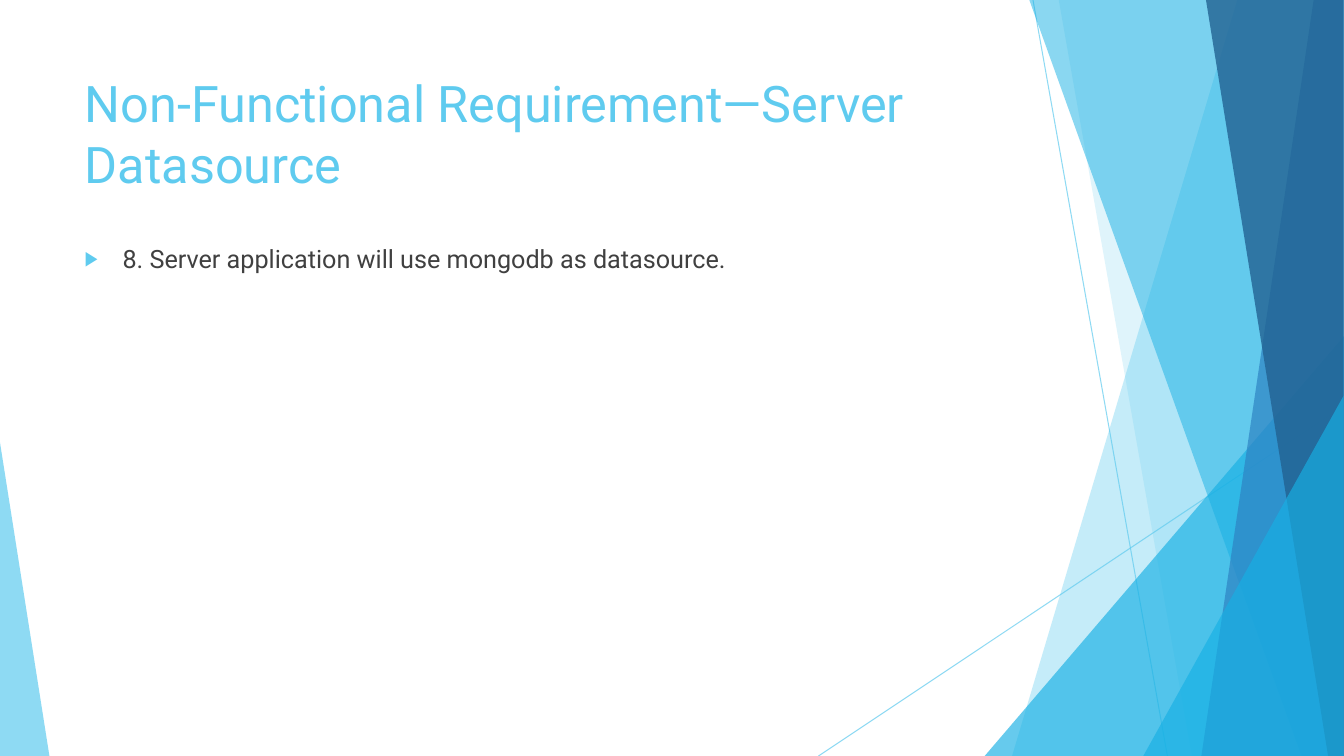
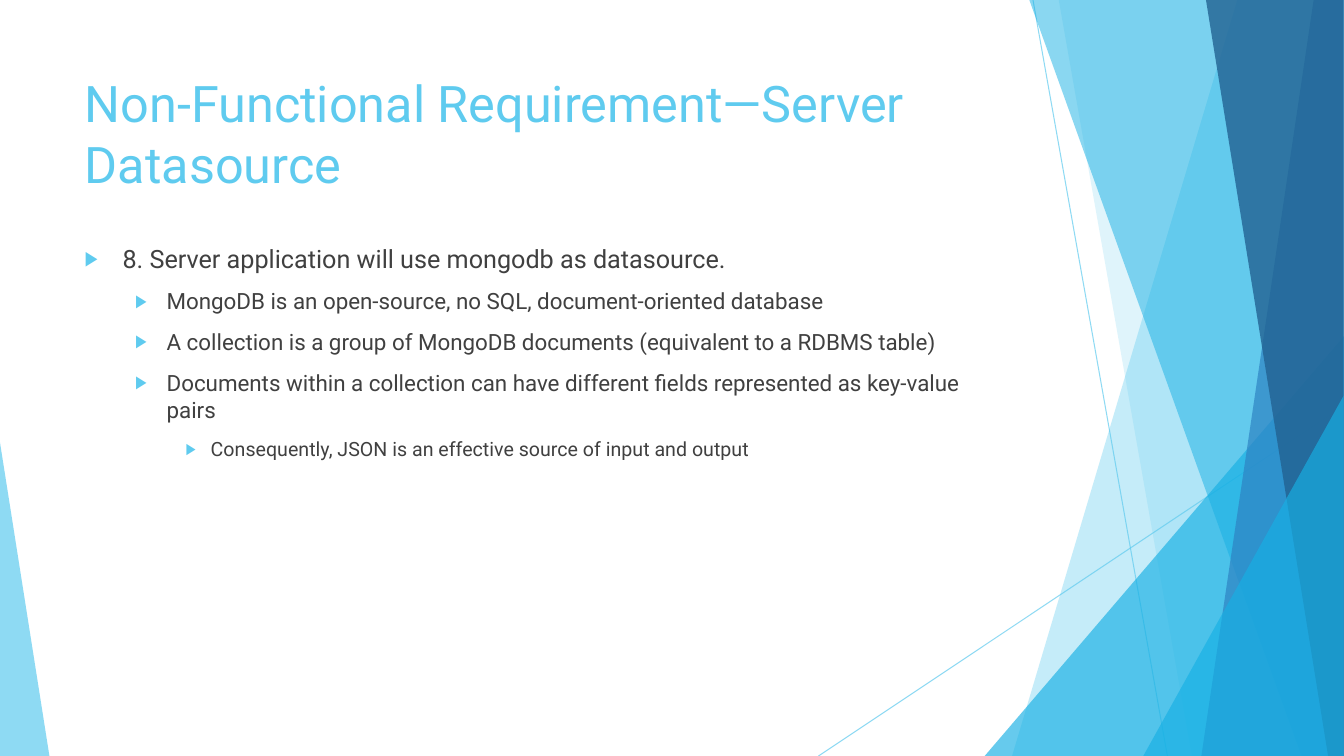
Before and after one commit to garciaac01/acs560_course_project, a slide deck: slide 4 of My EZ Shopper.pptx (slide 3 before the commit). Drawn at 1344x756 pixels with LibreOffice and Linux fonts; fonts in the diff are those of the drawing. Boxes give left, top, right and bottom in pixels: in the first picture for what was removed or moved away, otherwise in the second. Text is boxed around its words. In the diff, an @@ line names an element or a change of style, - is before the commit and + after.

```diff
--- a/My EZ Shopper.pptx
+++ b/My EZ Shopper.pptx
@@ text at [167,292,959,460]: paragraphs added @@
+  ▶ MongoDB is an open-source, no SQL, document-oriented database
+  ▶ A collection is a group of MongoDB documents (equivalent to a RDBMS table)
+  ▶ Documents within a collection can have different fields represented as key-value pairs
+    ▶ Consequently, JSON is an effective source of input and output
```
Also in this commit, not shown: 10 other slides changed, 7 slides added, 2 slides removed.
